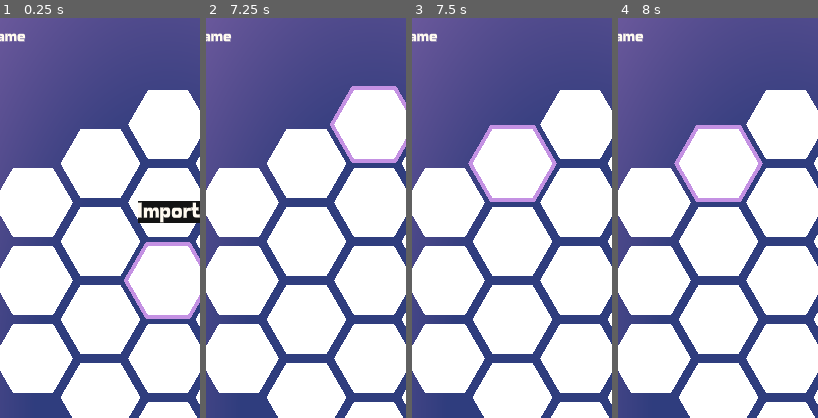
Above: before the commit, frames 1-4 (left to right).
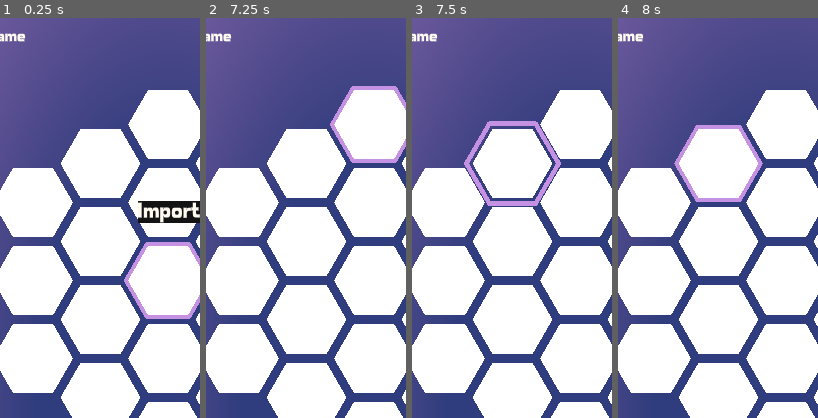
Above: after the commit, the same moments.

Repository: ashestosea/hex-flower
Game: Godot game, scene res://scenes/main.tscn
Two runs of this game, one before a commit and one after it. Both use one fixed random seed, a clock stepped at 60 frames per second and the inputs below.
Inputs (mouse positions are % of the whole screen's width and height, from its top left):
- Up to frame 1 (0.25 s): no input
- Up to frame 2 (7.25 s): click (30, 66) at 0.52 s; type "12" at 0.6 s; click (50, 87) at 0.75 s; type "Alex" at 0.83 s; click "Roll" at 1.25 s; click "Import" at 2 s; click "⋮" at 2.75 s; click "Roll" at 3.5 s; click "⋮" at 4.25 s; click "Roll" at 5 s; click "⋮" at 5.75 s; tap Enter at 6.5 s; move the mouse to (50, 13) at 6.52 s; tap I at 6.6 s; click (50, 13) at 6.67 s
- Up to frame 3 (7.5 s): tap Space at 7.25 s; move the mouse to (33, 18) at 7.27 s; tap E at 7.35 s; click (33, 18) at 7.42 s
- Up to frame 4 (8 s): no input
The pictures show only the part of the screen within x 8-58%, y 0-50%; the shares and areas given below are measured in that part.

Frames 1-2 are identical in both runs. In frame 3, 2.3% of the frame differs, in the area x 26-75%, y 25-47%; in frame 4, nothing differs.

Commit message:
Move Flower to a scene. Add stationary highlight anim. Cleanup old hexes on import.

Diff:
--- /dev/null
+++ b/scenes/hex_flower.tscn
@@ -0,0 +1,56 @@
+[gd_scene load_steps=4 format=3 uid="uid://bgrk21f3h6jr5"]
+
+[ext_resource type="Script" path="res://scripts/flower.gd" id="1_sv0nt"]
+
+[sub_resource type="Animation" id="Animation_6l8lc"]
+resource_name = "hex_highlight_bump"
+length = 0.4
+step = 0.05
+tracks/0/type = "value"
+tracks/0/imported = false
+tracks/0/enabled = true
+tracks/0/path = NodePath(".:scale")
+tracks/0/interp = 1
+tracks/0/loop_wrap = true
+tracks/0/keys = {
+"times": PackedFloat32Array(0, 0.15, 0.3),
+"transitions": PackedFloat32Array(0.1, 4, 1),
+"update": 0,
+"values": [Vector2(1, 1), Vector2(1.1, 1.1), Vector2(1, 1)]
+}
+
+[sub_resource type="AnimationLibrary" id="AnimationLibrary_soxgc"]
+_data = {
+"hex_highlight_bump": SubResource("Animation_6l8lc")
+}
+
+[node name="HexFlower" type="Control" node_paths=PackedStringArray("hex_parent", "hex_highlight_scale", "hex_highlight_anim", "hex_highlight")]
+layout_mode = 3
+anchors_preset = 0
+offset_left = 400.0
+offset_top = 525.0
+offset_right = 400.0
+offset_bottom = 525.0
+script = ExtResource("1_sv0nt")
+hex_parent = NodePath("HexParent")
+hex_highlight_scale = NodePath("HexHighlightScale")
+hex_highlight_anim = NodePath("HexHighlightScale/AnimationPlayer")
+hex_highlight = NodePath("HexHighlightScale/HexHighlight")
+
+[node name="HexHighlightScale" type="Node2D" parent="."]
+position = Vector2(-41, -847)
+
+[node name="HexHighlight" type="Line2D" parent="HexHighlightScale"]
+scale = Vector2(100, 100)
+points = PackedVector2Array(-1, 0, -0.5, -0.866, 0.5, -0.866, 1, 0, 0.5, 0.866, -0.5, 0.866)
+closed = true
+width = 0.1
+default_color = Color(0.768627, 0.568627, 0.890196, 1)
+joint_mode = 2
+
+[node name="AnimationPlayer" type="AnimationPlayer" parent="HexHighlightScale"]
+libraries = {
+"": SubResource("AnimationLibrary_soxgc")
+}
+
+[node name="HexParent" type="Node2D" parent="."]
--- a/scenes/main.tscn
+++ b/scenes/main.tscn
@@ -1,9 +1,9 @@
 [gd_scene load_steps=11 format=3 uid="uid://nw74v30v0d5m"]
 
 [ext_resource type="Script" path="res://scripts/manager.gd" id="1_l30f5"]
-[ext_resource type="Script" path="res://scripts/flower.gd" id="2_bbsd1"]
 [ext_resource type="Texture2D" uid="uid://bntba8usws8ww" path="res://assets/debug_background.tres" id="3_2qtwd"]
 [ext_resource type="PackedScene" uid="uid://d030ybjtriqgu" path="res://scenes/navigation.tscn" id="3_mf25f"]
+[ext_resource type="PackedScene" uid="uid://bgrk21f3h6jr5" path="res://scenes/hex_flower.tscn" id="4_swd6c"]
 [ext_resource type="FontFile" uid="uid://ni83yw310ies" path="res://assets/fonts/Cadman_Bold.otf" id="7_hlthi"]
 [ext_resource type="PackedScene" uid="uid://6tfpmb58pofv" path="res://scenes/hex_edit.tscn" id="8_evd7p"]
 [ext_resource type="Animation" uid="uid://bxi7oxo07684q" path="res://animations/fade.res" id="8_r63mh"]
@@ -137,22 +137,7 @@
 placeholder_text = "History"
 metadata/_edit_lock_ = true
 
-[node name="HexFlower" type="Control" parent="MarginContainer" node_paths=PackedStringArray("hex_highlight")]
-anchors_preset = 0
-offset_left = 400.0
-offset_top = 525.0
-offset_right = 400.0
-offset_bottom = 525.0
-script = ExtResource("2_bbsd1")
-hex_highlight = NodePath("HexHighlight")
-
-[node name="HexHighlight" type="Line2D" parent="MarginContainer/HexFlower"]
-scale = Vector2(100, 100)
-points = PackedVector2Array(-1, 0, -0.5, -0.866, 0.5, -0.866, 1, 0, 0.5, 0.866, -0.5, 0.866)
-closed = true
-width = 0.1
-default_color = Color(0.768627, 0.568627, 0.890196, 1)
-joint_mode = 2
+[node name="HexFlower" parent="MarginContainer" instance=ExtResource("4_swd6c")]
 
 [node name="ImportButton" type="Button" parent="MarginContainer"]
 layout_mode = 0
--- a/scripts/flower.gd
+++ b/scripts/flower.gd
@@ -8,7 +8,10 @@
 static var hex_scale = 160
 static var hex_spacing = 180
 
-@export var hex_highlight: Node2D
+@export var hex_parent: Node2D
+@export var hex_highlight_scale: Node2D
+@export var hex_highlight_anim: AnimationPlayer
+@export var hex_highlight: Line2D
 
 var _current_hex: Hex
 var _manager: Manager
@@ -18,12 +21,14 @@
 func setup(manager: Manager, hexes: Array[Import.HexData], start_coords: Vector2 = Vector2.ZERO):
 	_manager = manager;
 
+	hex_parent.get_children().map(func(x): hex_parent.remove_child(x))
+
 	_hex_scene = load("res://scenes/hex.tscn")
 	for hex in hexes:
 		var hex_node = _hex_scene.instantiate() as Hex
 		_hexes.append(hex_node)
 		hex_node.setup(_manager, hex, hex_scale, hex_spacing)
-		add_child(hex_node)
+		hex_parent.add_child(hex_node)
 
 	hex_highlight.scale = Vector2.ONE * 0.5 * hex_scale * 1.05
 
@@ -50,7 +55,10 @@
 
 func set_current_hex(hex: Hex):
 	_current_hex = hex
-	hex_highlight.position = hex.position
+	var stationary = hex_highlight_scale.position.is_equal_approx(_current_hex.position)
+	hex_highlight_scale.position = hex.position
+	if stationary:
+		hex_highlight_anim.play("hex_highlight_bump")
 
 
 func show_current_hex():
@@ -62,7 +70,6 @@
 func traverse(direction: Vector3) -> String:
 	var new_hex = get_adjacent(_current_hex, direction)
 	set_current_hex(new_hex)
-	_manager.set_current_hex(new_hex)
 	return new_hex.get_text()
 
 
--- a/scripts/manager.gd
+++ b/scripts/manager.gd
@@ -42,8 +42,8 @@
 	var dir_name = navigation.get_dir(roll)
 	var dir = HexUtils.DIRECTIONS[dir_name]
 
-	var new_hex: String = flower.traverse(dir)
-	history_text_edit.insert_line_at(history_text_edit.get_line_count() - 1, new_hex)
+	var new_hex_text: String = flower.traverse(dir)
+	history_text_edit.insert_line_at(history_text_edit.get_line_count() - 1, new_hex_text)
 
 
 func _on_dice_text_submitted(new_text:String):
@@ -88,14 +88,10 @@
 	dice_line_edit.text = dice
 
 
-func set_current_hex(hex: Hex):
-	flower.set_current_hex(hex);
-
-
 func reset_current_hex(hex: Hex):
 	history_text_edit.clear()
 	history_text_edit.insert_line_at(0, hex.get_text())
-	set_current_hex(hex)
+	flower.set_current_hex(hex)
 
 
 func edit_hex(hex: Hex):
